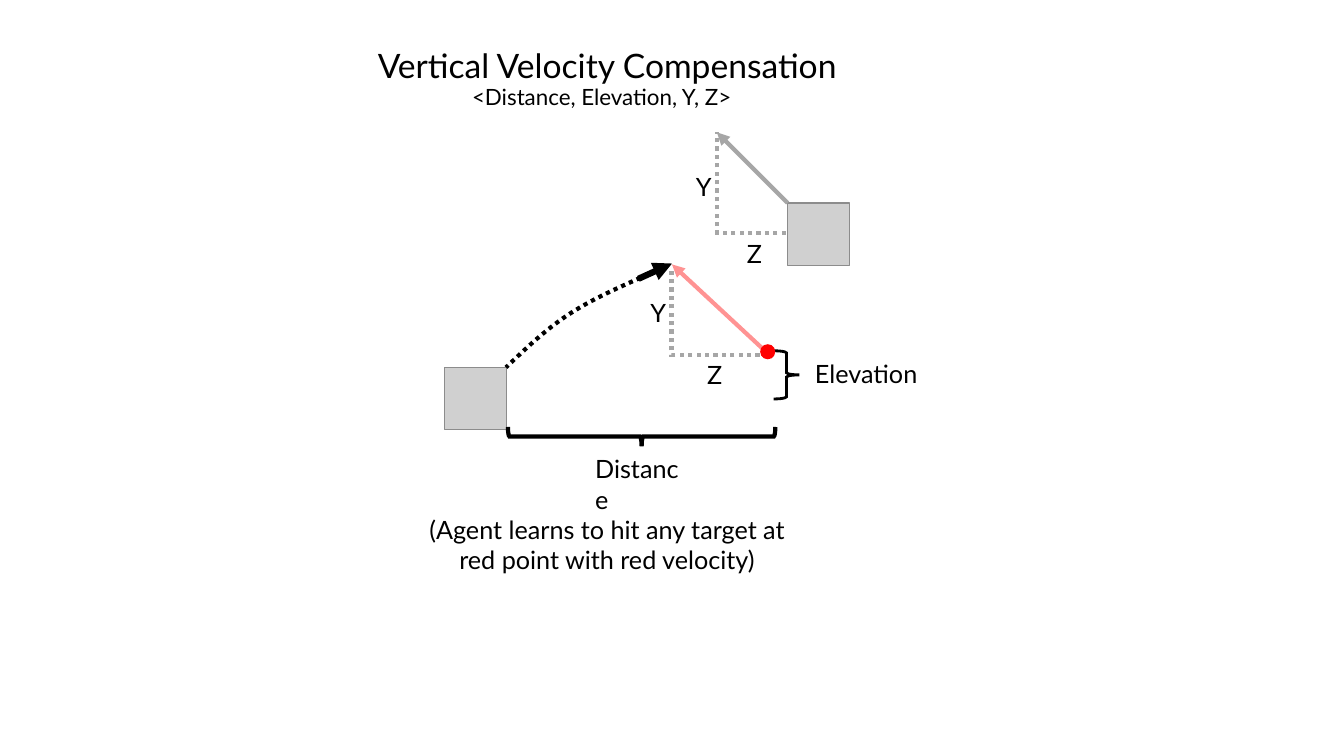
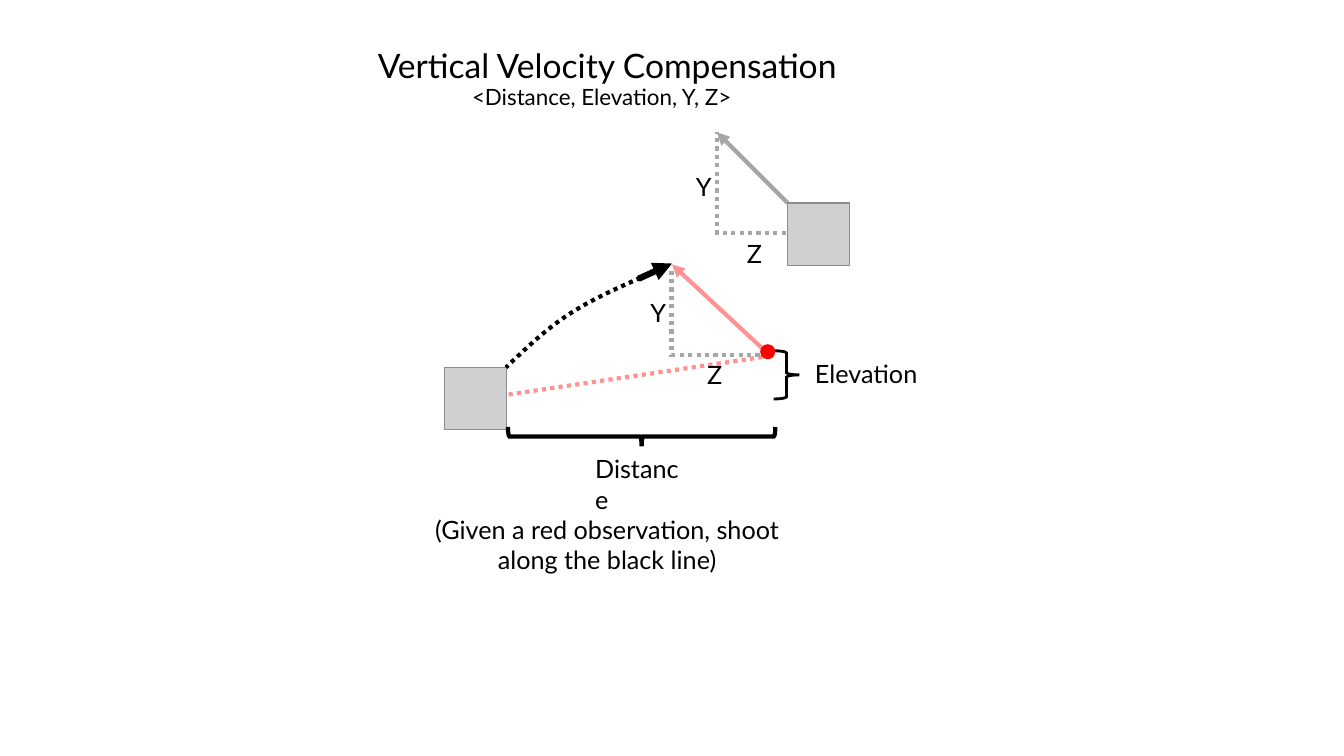
Before and after one commit to RibbonedAce/Dragon-Slayers, a slide deck: slide 7 of docs/images/FinalReportCharts.pptx. Drawn at 1344x756 pixels with LibreOffice and Linux fonts; fonts in the diff are those of the drawing; grey boxes stand for pictures. Boxes give left, top, right and bottom in pixels: in the first picture for what was removed or moved away, otherwise in the second. Text is boxed around its words. In the diff, an @@ line names an element or a change of style, - is before the commit and + after.

```diff
--- a/docs/images/FinalReportCharts.pptx
+++ b/docs/images/FinalReportCharts.pptx
@@ line added from (762, 357) to (475, 399), #FF9393 3 pt dashed @@
@@ text at [435, 519, 779, 574]: text changed @@
-(Agent learns to hit any target at red point with red velocity)
+(Given a red observation, shoot along the black line)
```
Also in this commit, not shown: 3 other slides changed, 4 other files.
